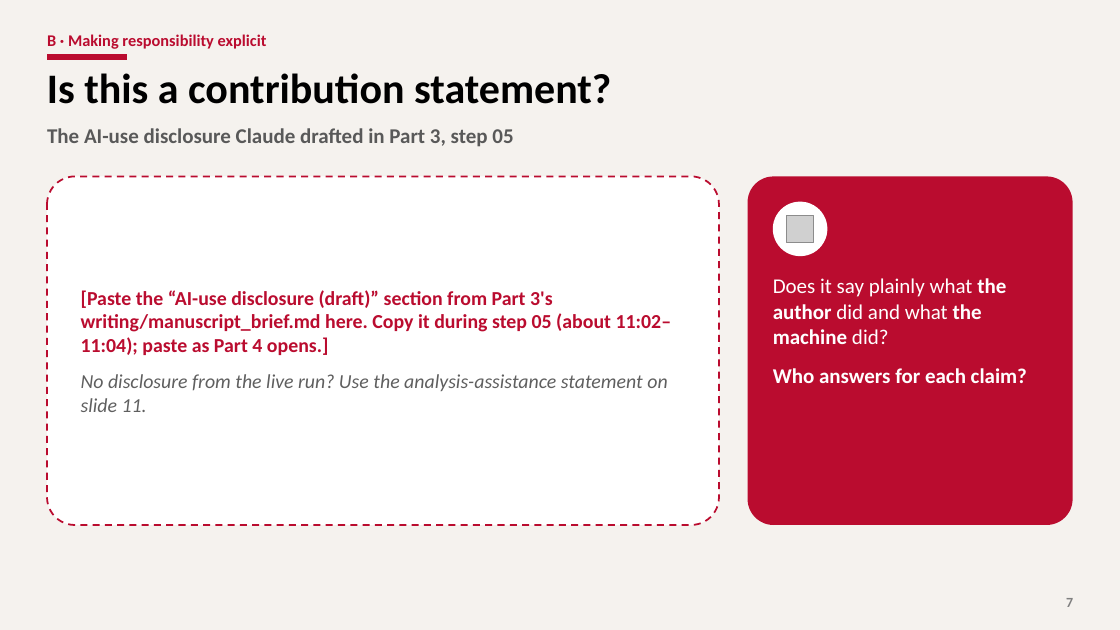
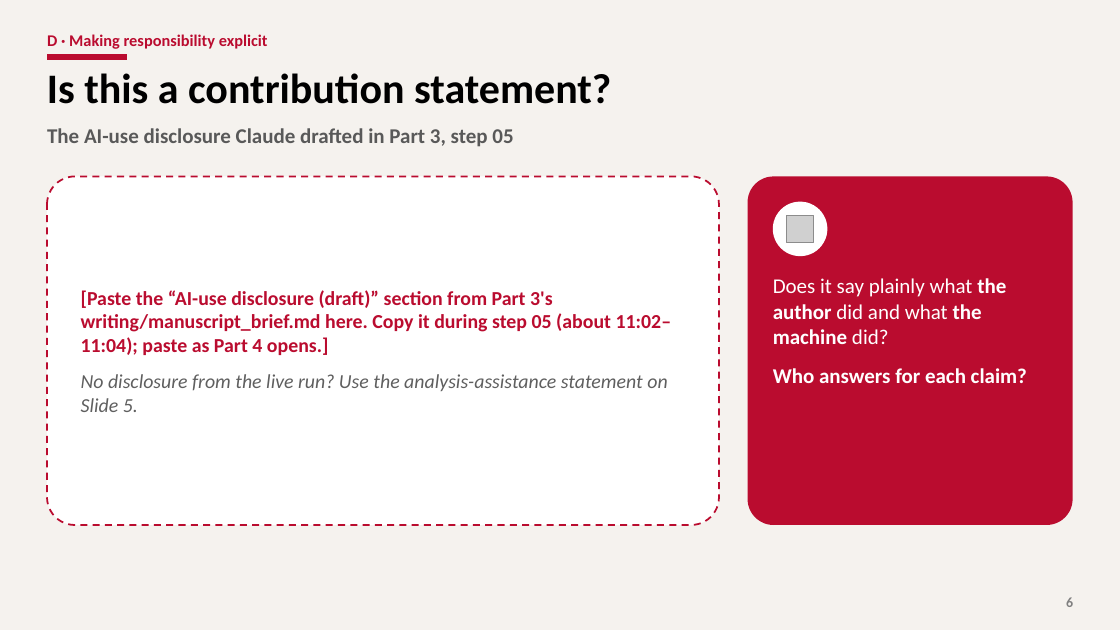
Before and after one commit to YungChun0303/ai_workshop_edu, a slide deck: slide 6 of part4_ethics/slides/part4_ethics.pptx (slide 7 before the commit). Drawn at 1120x630 pixels with LibreOffice and Linux fonts; fonts in the diff are those of the drawing; grey boxes stand for pictures; background and template pictures are left out. Boxes give left, top, right and bottom in pixels: in the first picture for what was removed or moved away, otherwise in the second. Text is boxed around its words. In the diff, an @@ line names an element or a change of style, - is before the commit and + after.

```diff
--- a/part4_ethics/slides/part4_ethics.pptx
+++ b/part4_ethics/slides/part4_ethics.pptx
@@ text at [47,34,268,49]: text changed @@
-B · Making responsibility explicit
+D · Making responsibility explicit
@@ text at [81,374,667,412]: text changed @@
-No disclosure from the live run? Use the analysis-assistance statement on slide 11.
+No disclosure from the live run? Use the analysis-assistance statement on Slide 5.
@@ page number at [1066,597,1073,607]: text changed @@
-7
+6
```
Also in this commit, not shown: 10 other slides changed, 1 other file.
